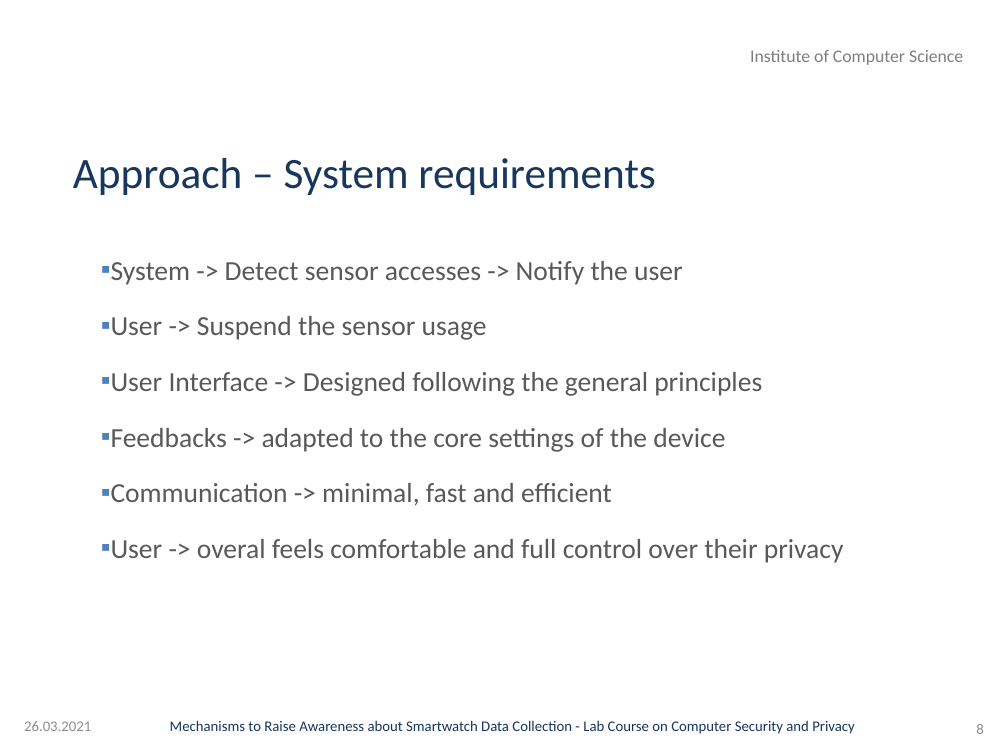
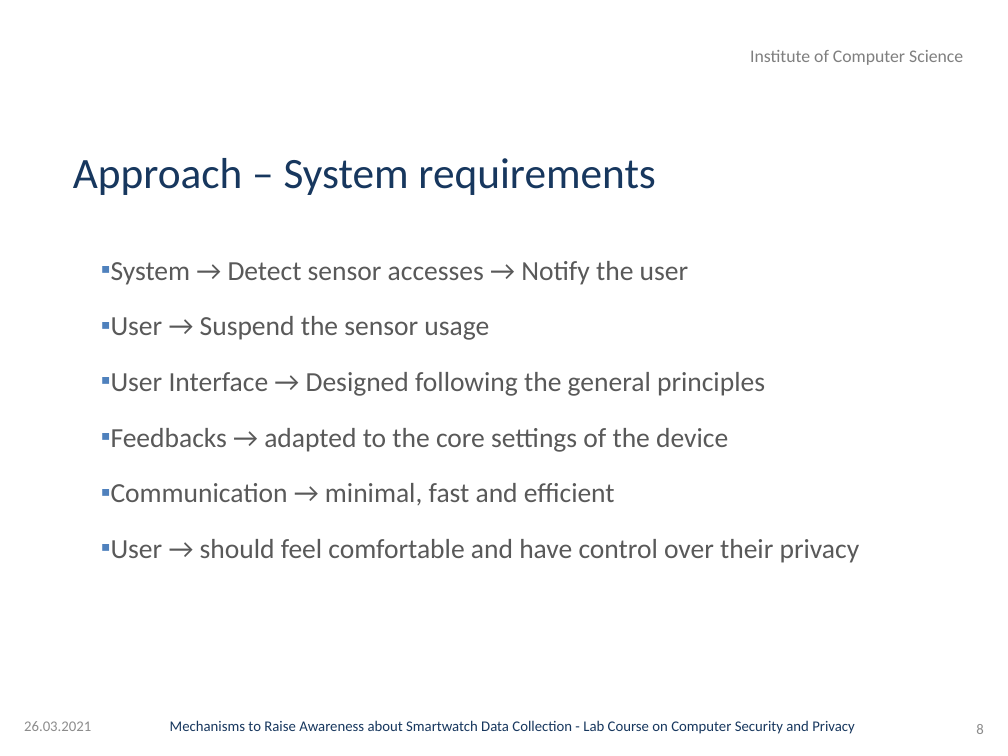
Before and after one commit to GAUG-Contributions/Practical_Course_Computer_Security_and_Privacy, a slide deck: slide 8 of Presentation/Presentation.pptx. Drawn at 1008x756 pixels with LibreOffice and Linux fonts; fonts in the diff are those of the drawing; background and template pictures are left out. Boxes give left, top, right and bottom in pixels: in the first picture for what was removed or moved away, otherwise in the second. Text is boxed around its words. In the diff, an @@ line names an element or a change of style, - is before the commit and + after.

Commit message:
Presentation update

```diff
--- a/Presentation/Presentation.pptx
+++ b/Presentation/Presentation.pptx
@@ text at (111,261,860,563): text changed @@
-▪ System -> Detect sensor accesses -> Notify the user
-▪ User -> Suspend the sensor usage
-▪ User Interface -> Designed following the general principles
-▪ Feedbacks -> adapted to the core settings of the device
-▪ Communication -> minimal, fast and efficient
-▪ User -> overal feels comfortable and full control over their privacy
+▪ System → Detect sensor accesses → Notify the user
+▪ User → Suspend the sensor usage
+▪ User Interface → Designed following the general principles
+▪ Feedbacks → adapted to the core settings of the device
+▪ Communication → minimal, fast and efficient
+▪ User → should feel comfortable and have control over their privacy
```
Also in this commit, not shown: 7 other slides changed.
